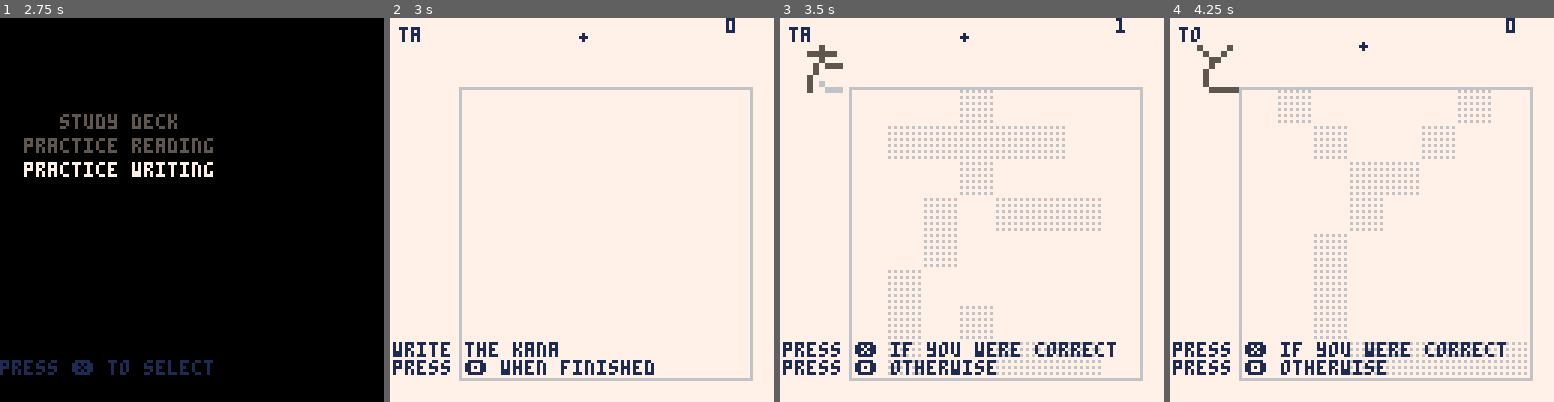
Above: before the commit, frames 1-4 (left to right).
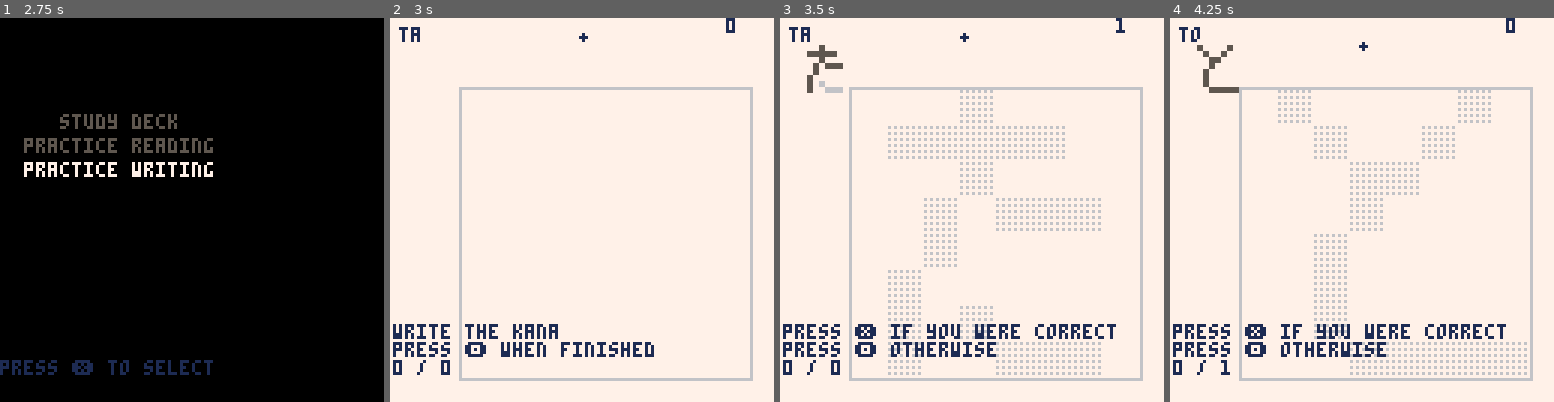
Above: after the commit, the same moments.

Repository: SestrenExsis/KanaPractice
Game: PICO-8 cartridge kana_practice.p8
Same seed, same stepped clock (60 frames per second), same inputs: the game is played once before the commit and once after it.
Inputs (mouse positions are in pixels of both pictures, inside the frame that each line leads up to):
- Up to frame 1 (2.75 s): tap X (X key) at 0.33, 1.07, 1.85 s; click (280, 121) at 0.67 s; tap O (Z key) at 0.7, 1.7, 2.1, 2.5 s; click (46, 267) at 1.22 s; hold Right 1.6-2.1 s; click (107, 114) at 1.77 s; hold Up 2.15-2.42 s; click (172, 259) at 2.32 s; hold Right from 2.47 s (still down)
- Up to frame 2 (3 s): keep holding Right; click (624, 106) at 2.87 s; tap O (Z key) at 2.9 s; tap X (X key) at 2.97 s
- Up to frame 3 (3.5 s): release Right at 3.03 s; hold Left from 3.08 s (still down); tap O (Z key) at 3.3 s; click (1075, 256) at 3.42 s
- Up to frame 4 (4.25 s): release Left at 3.58 s; hold Down 3.63-3.97 s; tap O (Z key) at 3.7, 4.1 s; click (1231, 102) at 3.97 s; hold Right from 4.02 s (still down); tap X (X key) at 4.08 s

Frame 1 is identical in both runs. In frame 2, 2.8% of the frame differs, in the area x 0-69%, y 79-93%; in frame 3, 3.2%; in frame 4, 3.2%, in the area x 0-88%, y 79-93%.

Commit message:
Show correct guess count

Diff:
--- a/kana_practice.p8
+++ b/kana_practice.p8
@@ -544,9 +544,15 @@
 	_debug={
 		screen="read"
 	}
-	initfn=initread
+	initfn=nextread
 	updatefn=updateread
 	drawfn=drawread
+	nextread()
+	_errors=0
+	_guesses=0
+end
+
+function nextread()
 	local i=flr(rnd(#_kanakey))+1
 	_kana=_kanatbl[_kanakey[i]]
 	_state="guess"
@@ -565,11 +571,14 @@
 		if btnp(❎) then
 			-- you got it right
 			_state="guess"
+			_guesses+=1
 			initscreen()
 			return
 		elseif btnp(🅾️) then
 			-- you got it wrong
 			_state="guess"
+			_errors+=1
+			_guesses+=1
 			initscreen()
 			return
 		end
@@ -581,18 +590,20 @@
 	local k=_kana
 	drawkana(k,62,3,8,_c_cut)
 	if _state=="guess" then
-		cursor(1,96,1)
+		cursor(1,90,1)
 		print("say the kana out loud")
 		print("")
 		print("press ❎ to reveal the answer")
 		print("press 🅾️ to quit")
 	else
-		cursor(1,96,1)
+		cursor(1,90,1)
 		print("the answer was "..k.name)
 		print("")
 		print("press ❎ if you were correct")
 		print("press 🅾️ otherwise")
 	end
+	local correct=_guesses-_errors
+	print(correct.." / ".._guesses)
 end
 -->8
 -- write screen
@@ -614,11 +625,17 @@
 	_debug={
 		screen="write"
 	}
-	initfn=initwrite
+	initfn=nextwrite
 	updatefn=updatewrite
 	drawfn=drawwrite
 	palt(0,false)
 	palt(7,true)
+	nextwrite()
+	_errors=0
+	_guesses=0
+end
+
+function nextwrite()
 	_nib_px=64
 	_nib_py=6
 	_nib_vx=0
@@ -726,11 +743,14 @@
 		if btnp(❎) then
 			-- you got it right
 			_state="guess"
+			_guesses+=1
 			initscreen()
 			return
 		elseif btnp(🅾️) then
 			-- you got it wrong
 			_state="guess"
+			_errors+=1
+			_guesses+=1
 			initscreen()
 			return
 		end
@@ -782,14 +802,16 @@
 	print(k.name,3,3,1)
 	print(#_inks-1,112,0,1)
 	if _state=="guess" then
-		cursor(1,108,1)
+		cursor(1,102,1)
 		print("write the kana")
 		print("press 🅾️ when finished")
 	else
-		cursor(1,108,1)
+		cursor(1,102,1)
 		print("press ❎ if you were correct")
 		print("press 🅾️ otherwise")
 	end
+	local correct=_guesses-_errors
+	print(correct.." / ".._guesses)
 end
 __gfx__
 000100000007000000010000000100000000000000000000007eee0000111100007e000000110000001100000011000000010010000700100001001000010070
